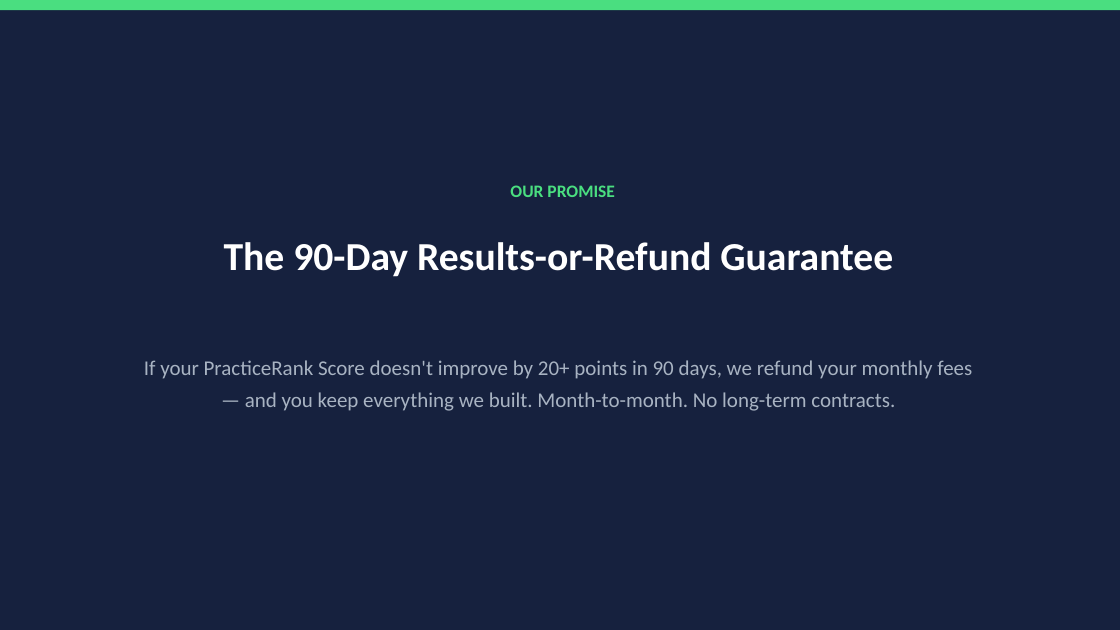
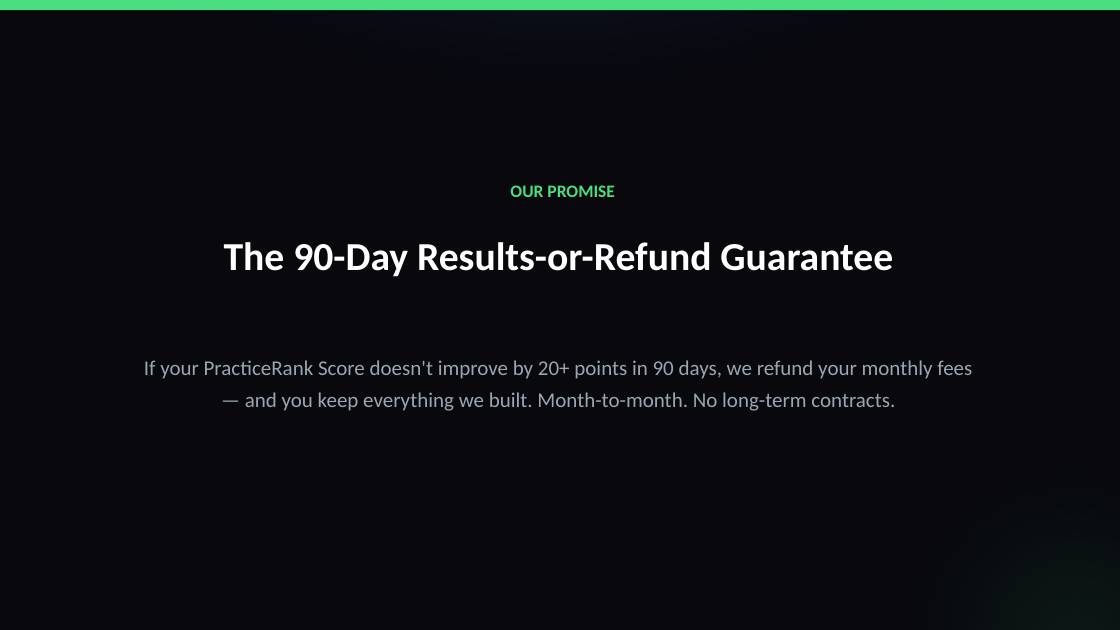
Before and after one commit to sathvik-vadlakunta/inCentivee, a slide deck: slide 12 of deliverables/PracticeRank-SEO-Strategy-Paradigm-Experts.pptx. Drawn at 1120x630 pixels with LibreOffice and Linux fonts; fonts in the diff are those of the drawing. Boxes give left, top, right and bottom in pixels: in the first picture for what was removed or moved away, otherwise in the second. Text is boxed around its words. In the diff, an @@ line names an element or a change of style, - is before the commit and + after.

Commit message:
deck: rebrand to practicerank.ai dark mode (near-black + radial glows + green)
Match the site's dark aesthetic and elevate: #08080d base, soft radial navy
glow (top) + faint green corner glow via soft-edge ellipses, subtle card
borders, green tick + accent rule on section headings, per-slide footer with
logo mark + page number. Refined palette (white 86%/muted/faint text).

```diff
--- a/deliverables/PracticeRank-SEO-Strategy-Paradigm-Experts.pptx
+++ b/deliverables/PracticeRank-SEO-Strategy-Paradigm-Experts.pptx
@@ rectangle at box(0, 0, 1120, 630): fill #16213E to #08080D @@
@@ ellipse added at box(0, 0, 1120, 155), fill #16213E at 46% opacity @@
@@ text "If your PracticeRank Score doesn't ..." at box(144, 360, 972, 411): text colour #A8B3C2 to #9AA6B4 @@
@@ ellipse added at box(781, 344, 1120, 630), fill #4ADE80 at 12% opacity @@
```
Also in this commit, not shown: 12 other slides changed, 1 other file.
